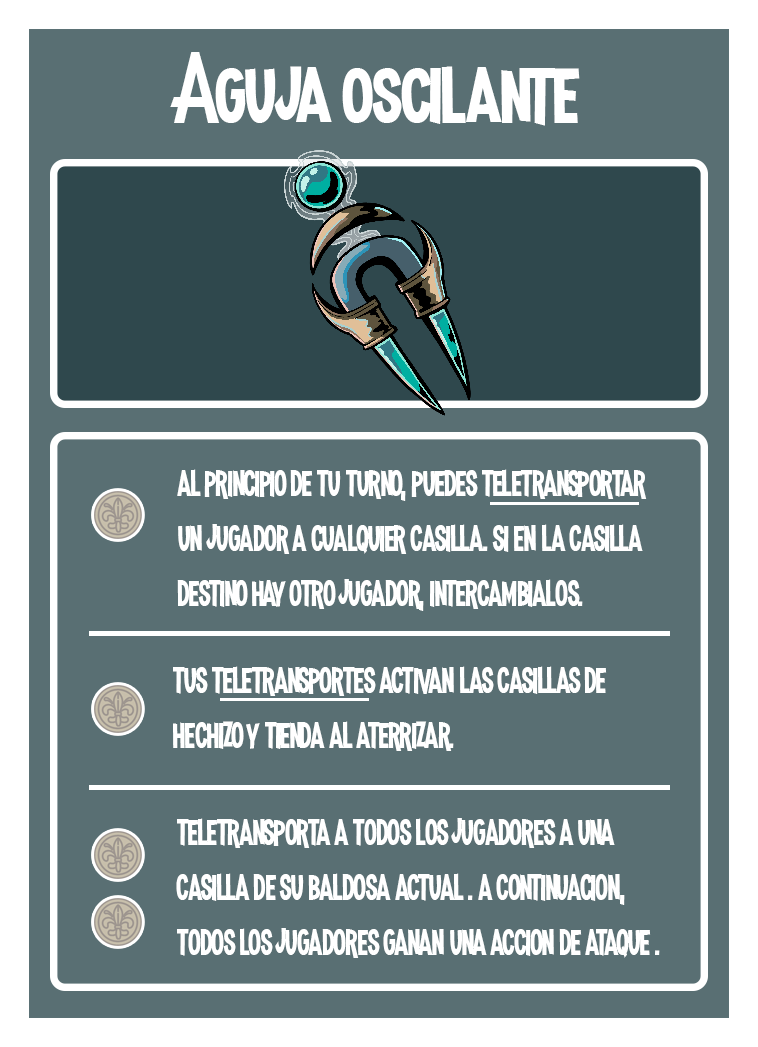
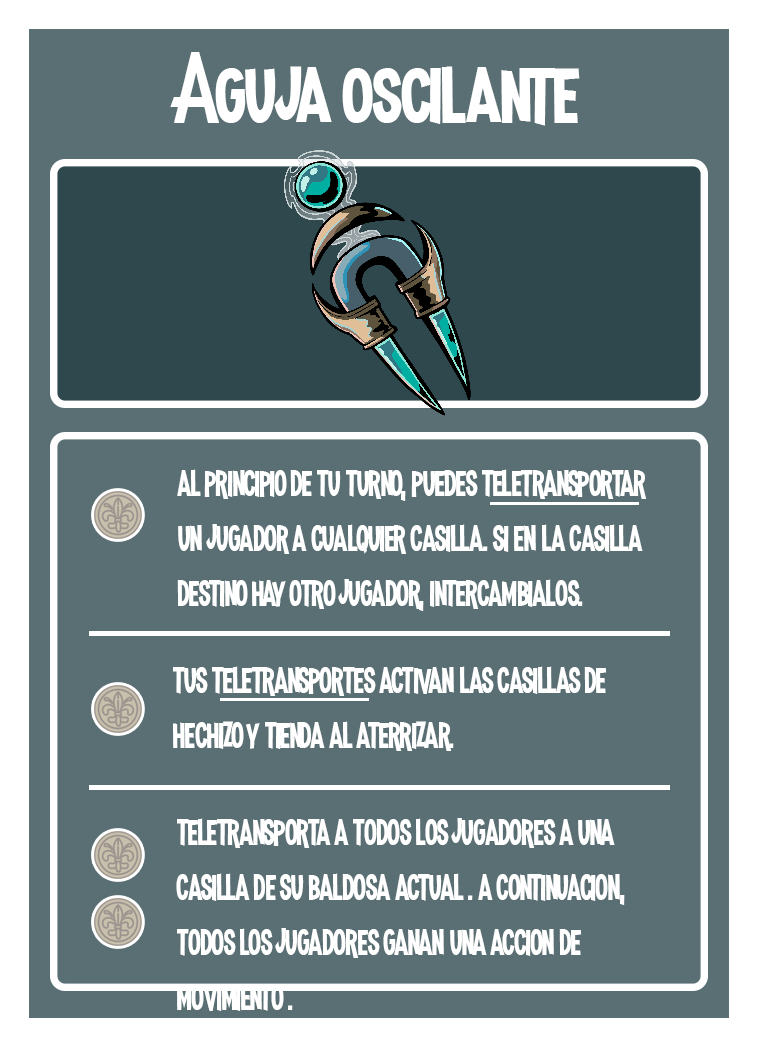
Layered file, before and after one edit (w=758, h=1047). Changes by layer:
painted on "teletransporta a todos los jugadores a una casilla de su baldos" over 177, 929, 660, 1011